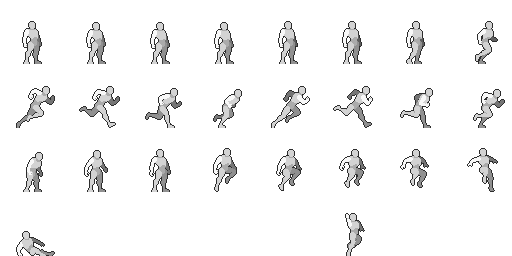
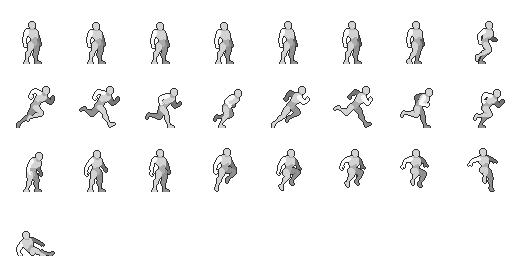
Revision of a layered w=512, h=256 image; what changed, layer by layer:
hid "Layer 4" over [346, 214, 364, 256]
painted on "SpriteSheet" over [345, 213, 365, 256]
